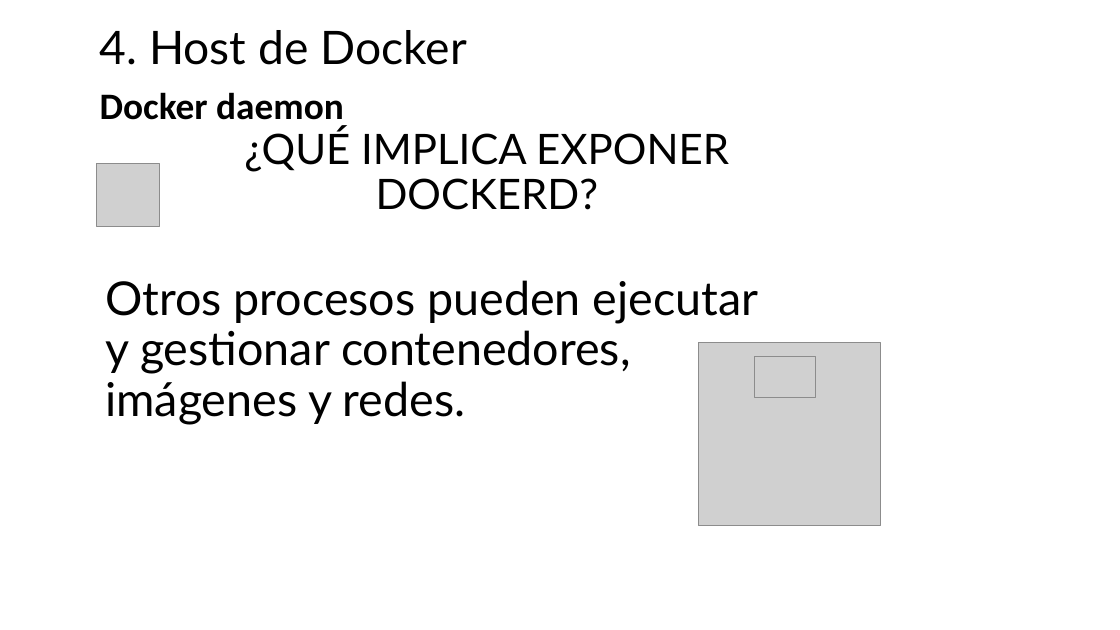
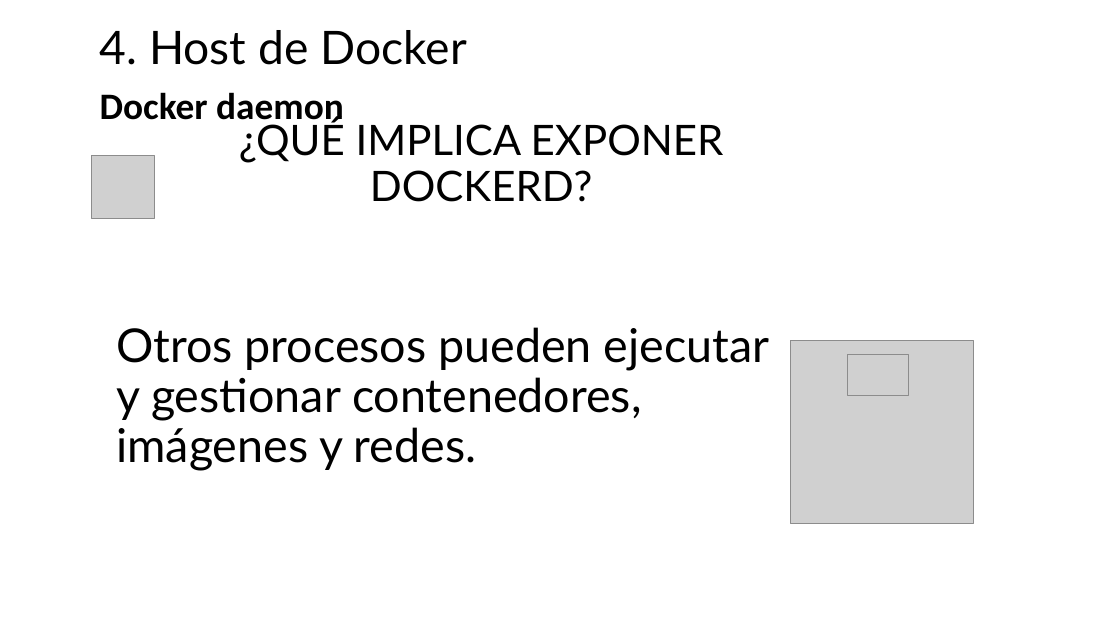
Before and after one commit to jpaniorte/docker25, a slide deck: slide 19 of ppt/1_arquitectura.pptx. Drawn at 1120x630 pixels with LibreOffice and Linux fonts; fonts in the diff are those of the drawing; grey boxes stand for pictures. Boxes give left, top, right and bottom in pixels: in the first picture for what was removed or moved away, otherwise in the second. Text is boxed around its words. In the diff, an @@ line names an element or a change of style, - is before the commit and + after.

```diff
--- a/ppt/1_arquitectura.pptx
+++ b/ppt/1_arquitectura.pptx
@@ text "¿QUÉ IMPLICA EXPONER DOCKERD?": place and size @@
-text "¿QUÉ IMPLICA EXPONER DOCKERD?" at (244,128,729,210)
+text "¿QUÉ IMPLICA EXPONER DOCKERD?" at (239,119,724,202)
@@ picture: place and size @@
-picture at (97,164,160,227)
+picture at (92,155,155,218)
@@ text "Otros procesos pueden ejecutar y ...": place and size @@
-text "Otros procesos pueden ejecutar y ..." at (105,280,759,425)
+text "Otros procesos pueden ejecutar y ..." at (116,327,770,471)
@@ picture: place and size @@
-picture at (698,343,881,526)
+picture at (791,341,974,524)
@@ picture: place and size @@
-picture at (755,356,816,397)
+picture at (848,355,909,396)
```
Also in this commit, not shown: 3 other slides changed, 5 other files.
